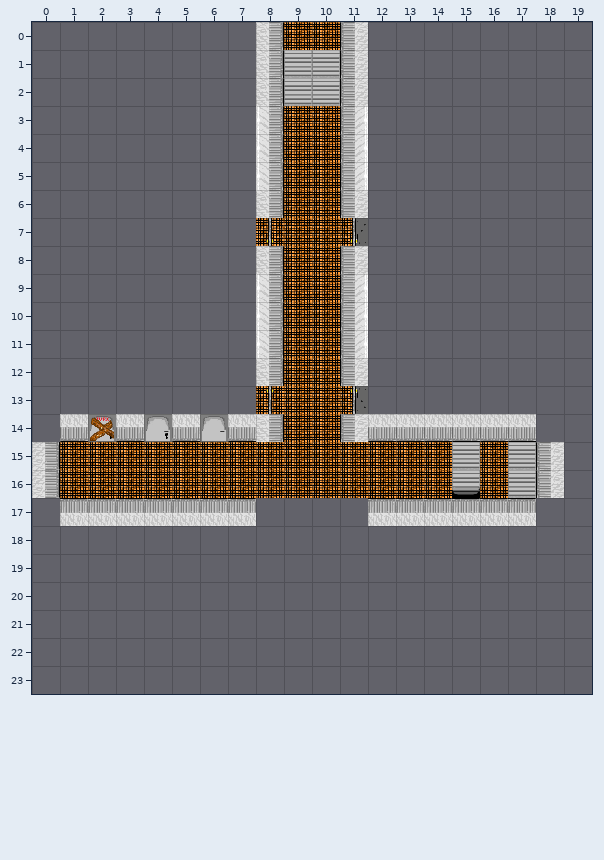
A Tiled map gets an edit: res/carte.tmx. That is the earlier state.
Cells are 32x32 px. Shown: x 0..19, y 0..23.
After the commit:
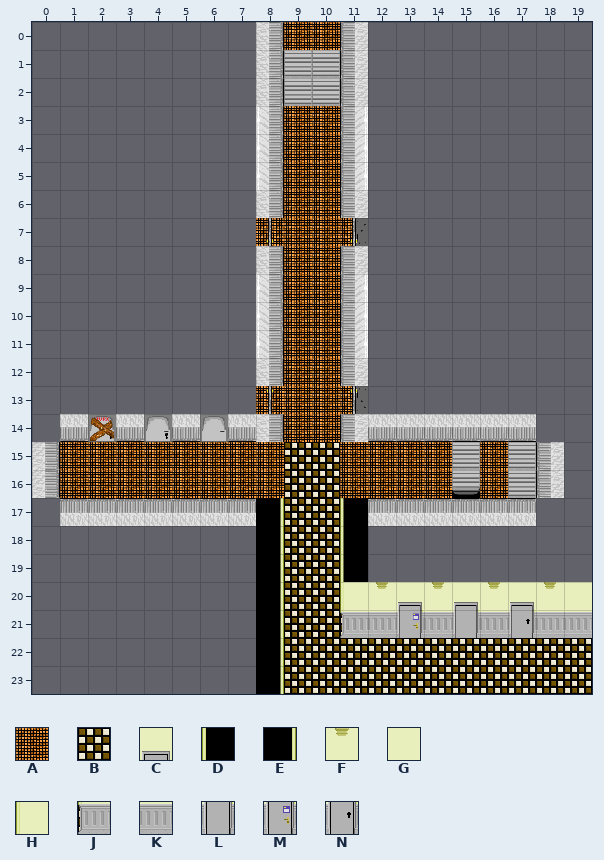
Key: from "jeu de tuiles": A 1, B 3, C 4, D 5, E 5 flipped left-right, F 23, G 24, H 25, J 42, K 43, L 44, M 45, N 46.
_ is an empty cell.
Diff:
Layer "Calque de Tuiles 1":
Tile B replaces tile A in rows 15 to 16 at x 9 to 10.
Tile B is added in rows 17 to 21 at x 9 to 10; in rows 22 to 23 at x 9 to 19.
Tile C is added in row 20 at x 13, 15 and 17.
Tile D is added in rows 17 to 19 at x 11.
Tile E is added in rows 17 to 23 at x 8.
Tile F is added in row 20 at x 12, 14, 16 and 18.
Tile G is added in row 20 at x 19.
Tile H is added in row 20 at x 11.
Tile J is added in row 21 at x 11.
Tile K is added in row 21 at x 12, 14, 16 and 18 to 19.
Tile L is added in row 21 at x 15.
Tile M is added in row 21 at x 13.
Tile N is added in row 21 at x 17.
Changed places in both pictures, as pixel boxes (x1, y1, x2, y2):
changed: (256, 442, 592, 694)
